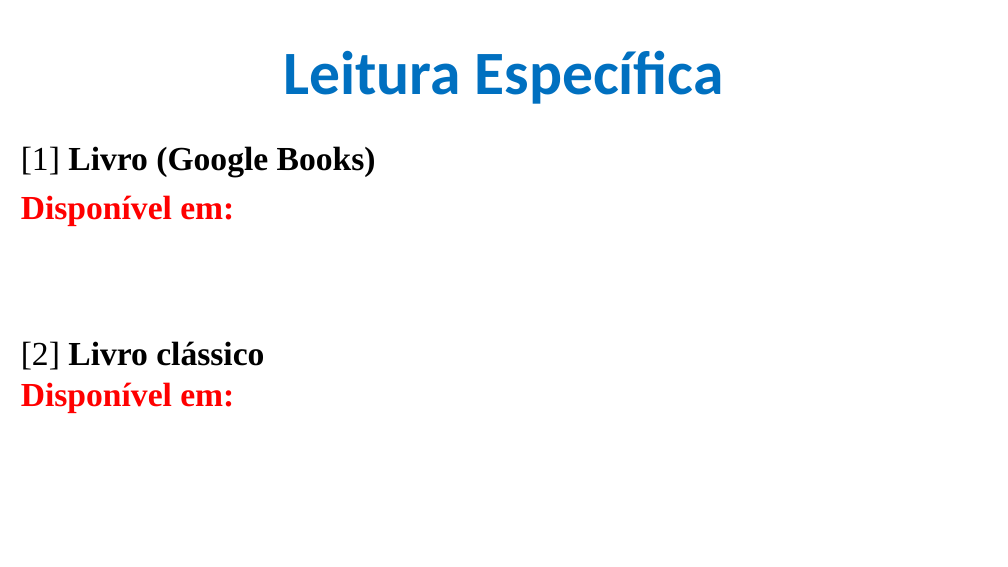
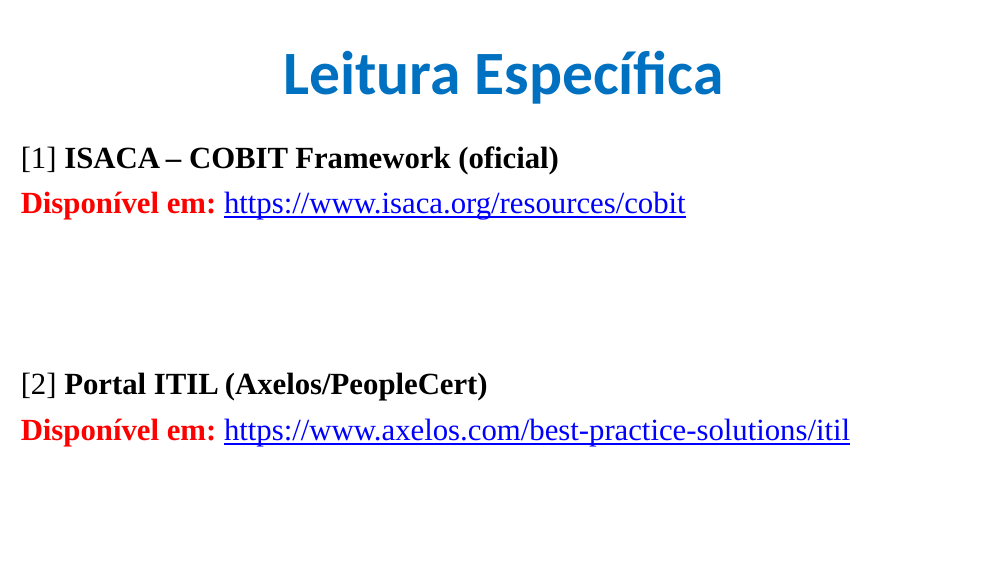
Before and after one commit to CloudEducationBrazil/GestaoInformacaoUniRuyWyden, a slide deck: slide 9 of 01 Classes/Aula4 - Gestão da Informação - GOVERNANÇA DE TI.pptx (slide 4 before the commit). Drawn at 1008x567 pixels with LibreOffice and Linux fonts; fonts in the diff are those of the drawing; background and template pictures are left out. Boxes give left, top, right and bottom in pixels: in the first picture for what was removed or moved away, otherwise in the second. Text is boxed around its words. In the diff, an @@ line names an element or a change of style, - is before the commit and + after.

```diff
--- a/01 Classes/Aula4 - Gestão da Informação - GOVERNANÇA DE TI.pptx
+++ b/01 Classes/Aula4 - Gestão da Informação - GOVERNANÇA DE TI.pptx
@@ text at (x1=21, y1=146, x2=850, y2=446): text changed; size 24 to 22 pt; text colour #000000 to #0000FF; bold off @@
-[1] Livro (Google Books)
-Disponível em:
-[2] Livro clássico
-Disponível em:
+[1] ISACA – COBIT Framework (oficial)
+Disponível em: https://www.isaca.org/resources/cobit
+[2] Portal ITIL (Axelos/PeopleCert)
+Disponível em: https://www.axelos.com/best-practice-solutions/itil
```
Also in this commit, not shown: 4 other slides changed, 7 slides added, 21 other files.
